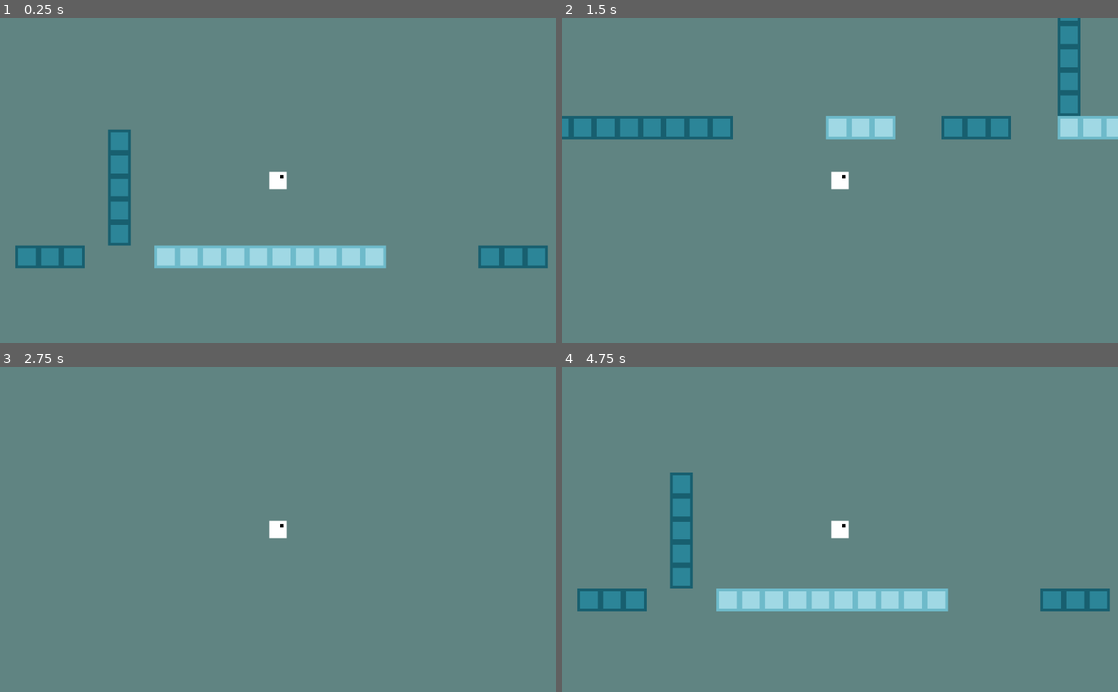
Above: before the commit, frames 1-4 (two rows, left to right).
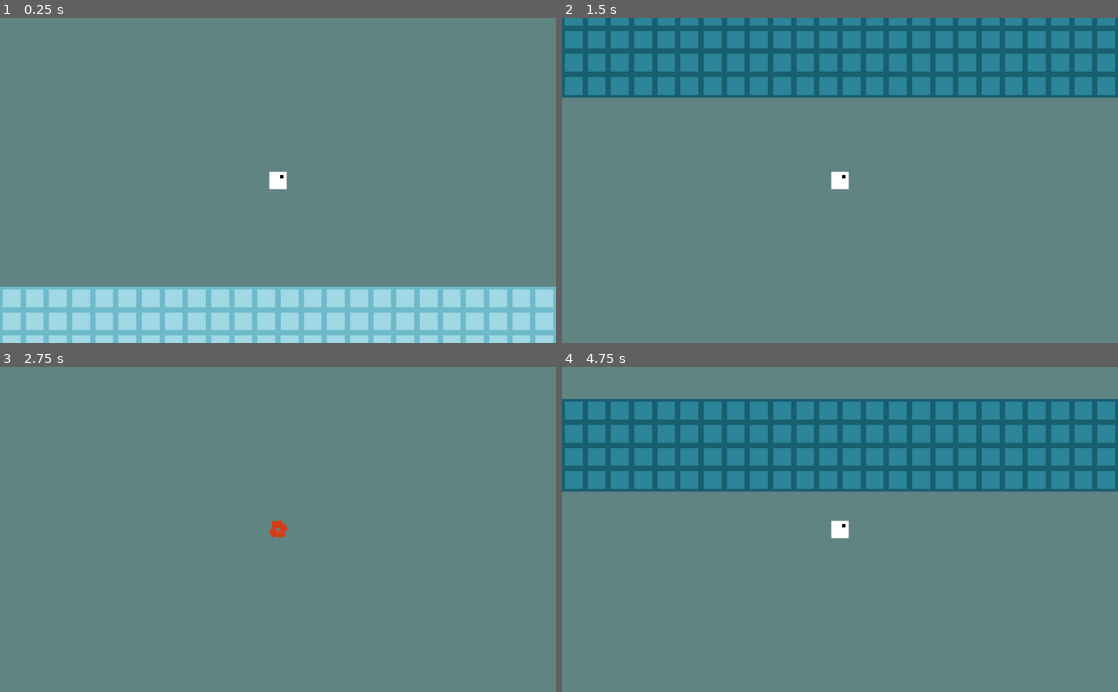
Above: after the commit, the same moments.

Repository: jonot-cyber/brackeys-game-jam-game-that-i-am-doing
Game: Godot game, scene res://Scenes/Game.tscn
The game is run twice, just before and just after one commit, with the same random seed, the same clock (stepped at 60 frames per second) and the same inputs.
Inputs (mouse positions are in pixels of both pictures, inside the frame that each line leads up to):
- Up to frame 1 (0.25 s): no input
- Up to frame 2 (1.5 s): tap Enter at 0.5 s; move the mouse to (962, 164) at 0.52 s; click (962, 164) at 0.67 s; tap Space at 0.77 s; drag from (728, 196) to (812, 245) at 1.27 s
- Up to frame 3 (2.75 s): move the mouse to (333, 458) at 2.02 s; click (333, 458) at 2.17 s
- Up to frame 4 (4.75 s): drag from (812, 594) to (673, 480) at 2.77 s; move the mouse to (1006, 578) at 3.52 s; click (1006, 578) at 3.67 s; tap Space at 3.77 s; drag from (673, 480) to (756, 448) at 4.27 s

The runs differ from the first frame. In frame 1, 23% of the frame differs, in the area x 0-100%, y 34-100%; in frame 2, 29%; in frame 3, 0.2%; in frame 4, 34%, in the area x 0-100%, y 9-76%.

Commit message:
quick org fixes

Diff:
--- a/Scenes/Game.tscn
+++ b/Scenes/Game.tscn
@@ -92,7 +92,6 @@
 [node name="Player" parent="." instance=ExtResource( 4 )]
 
 [node name="Spawn" type="Position2D" parent="."]
-position = Vector2( 15787.6, -667.292 )
 
 [node name="Checkpoint" parent="." instance=ExtResource( 5 )]
 position = Vector2( 9151, 40 )
--- a/Scripts/Tiles.gd
+++ b/Scripts/Tiles.gd
@@ -6,11 +6,12 @@
 onready var texture = load("res://Assets/TilesetMain.png")
 
 func _ready():
-	tile_set.tile_set_texture(0, texture)
-	tile_set.tile_set_texture(1, texture)
-	tile_set.tile_set_texture(2, texture)
-	tile_set.tile_set_texture(3, texture)
-	tile_set.tile_set_texture(4, texture)
+	for i in range(5):
+		tile_set.tile_set_texture(0, texture)
+		tile_set.tile_set_texture(1, texture)
+		tile_set.tile_set_texture(2, texture)
+		tile_set.tile_set_texture(3, texture)
+		tile_set.tile_set_texture(4, texture)
 	#find red tiles
 	var tile_id = get_tileset().find_tile_by_name("Red Block")
 	red_tiles = get_used_cells_by_id(tile_id)
